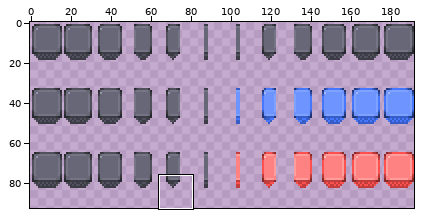
Two states of a pixel-art file, assets/plates.aseprite. Above, an overview of the earlier version with the close-up marked.
Close-up. Old version:
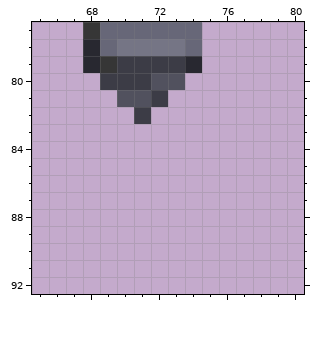
192x96 pixels, 1 frame. Shown: x 65..80, y 77..92. The wide view leaves out empty margins. The commit also changed other parts of the picture, which this record leaves out.
After:
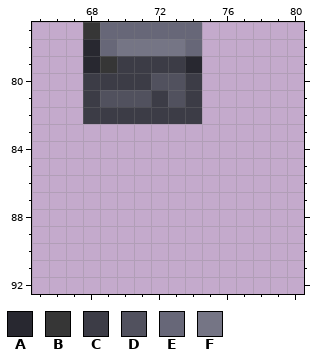
Palette (. is transparent): A #282830  B #363636  C #3c3c46  D #51515e  E #676778  F #757585
What changed:
@@ x 66..76 @@
 79 ..ABCCCCA..
-80 ...CCCDD...
-81 ....DDC....
-82 .....C.....
+80 ..CCCCDDC..
+81 ..CDDDCDC..
+82 ..CCCCCCC..
 83 ...........
